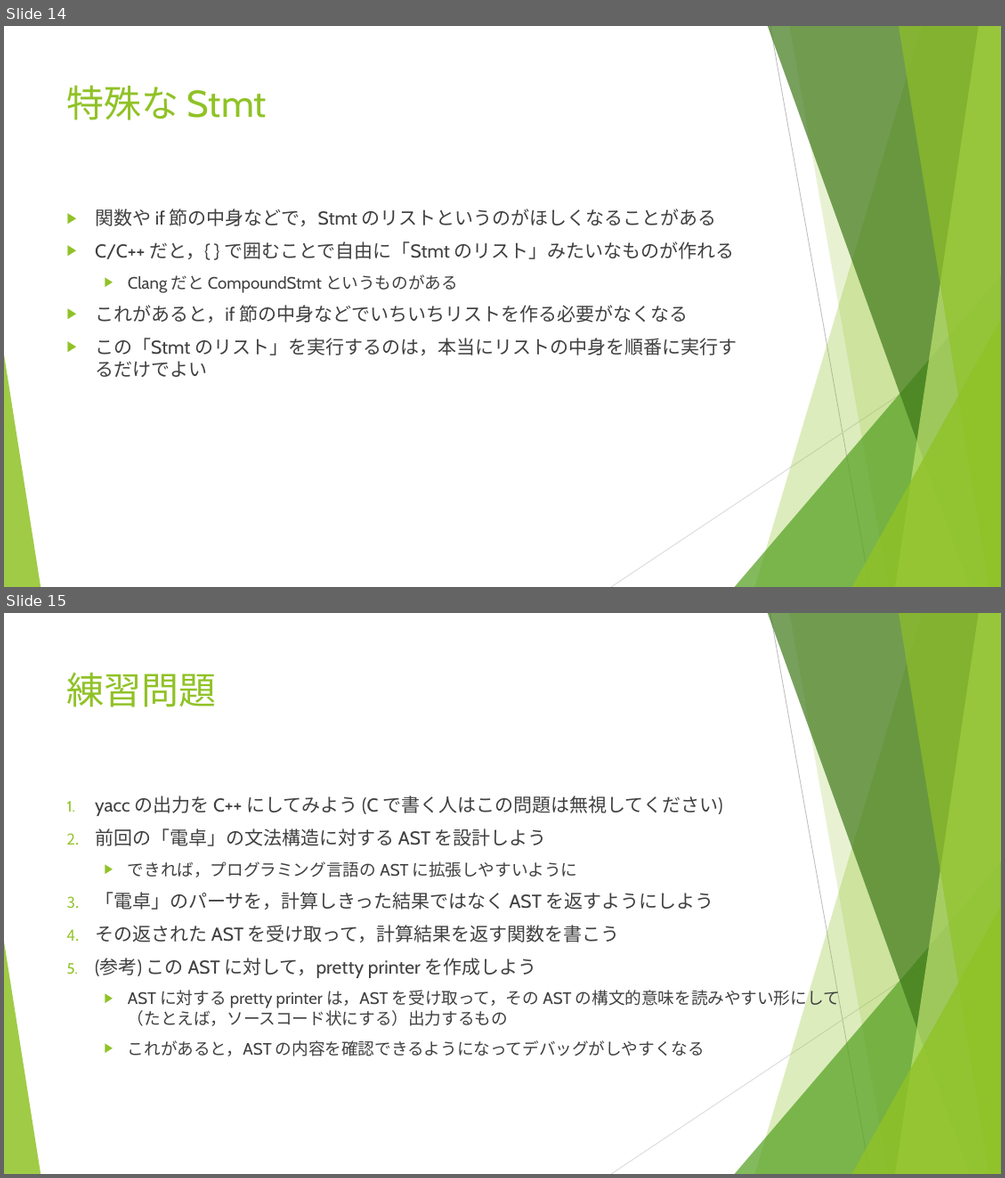
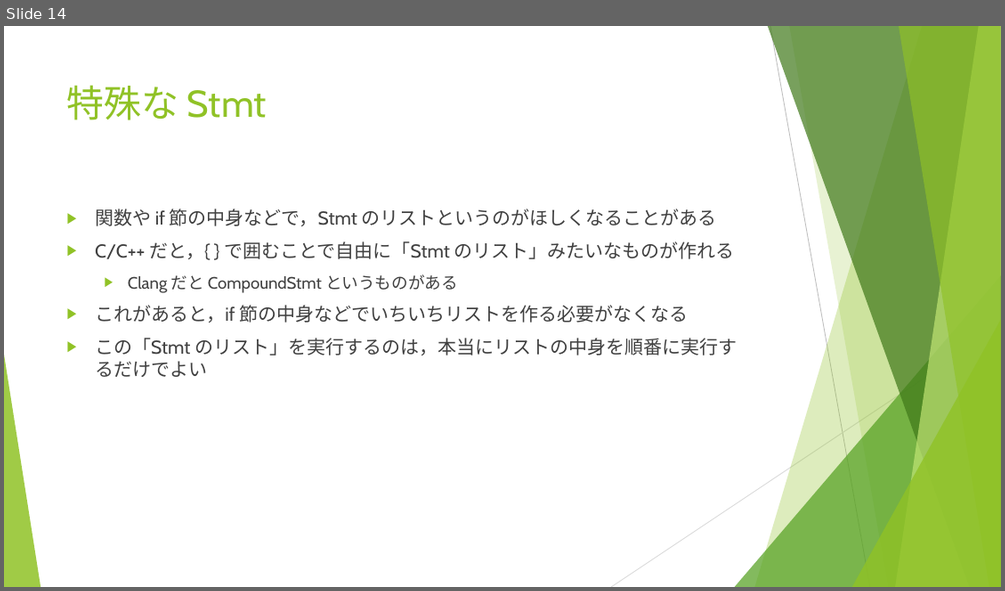
Before and after one commit to semiexp/tsg_lang, a slide deck: slides/slide_3.pptx. Shown one above the other, each under a label of ours: slides 14 and 15 before the commit, slide 14 after it. The pictures are 1005x1178 and 1005x591 pixels, drawn with LibreOffice and Linux fonts; fonts in the diff are those of the drawing. Boxes give left, top, right and bottom in pixels: in the first picture for what was removed or moved away, otherwise in the second. Text is boxed around its words. In the diff, an @@ line names an element or a change of style, - is before the commit and + after.

```diff
--- a/slides/slide_3.pptx
+++ b/slides/slide_3.pptx
@@ slide 15 removed at [4, 613, 1001, 1174], background #FFFFFF; not listed: 10 template elements that a slide beside it also shows @@
@@ title removed at [67, 672, 217, 707] @@
-練習問題
@@ text removed at [95, 795, 840, 1056] @@
-1. yacc の出力を C++ にしてみよう (C で書く人はこの問題は無視してください)
-2. 前回の「電卓」の文法構造に対する AST を設計しよう
-  ▶ できれば，プログラミング言語の AST に拡張しやすいように
-3. 「電卓」のパーサを，計算しきった結果ではなく AST を返すようにしよう
-4. その返された AST を受け取って，計算結果を返す関数を書こう
-5. (参考) この AST に対して，pretty printer を作成しよう
-  ▶ AST に対する pretty printer は，AST を受け取って，その AST の構文的意味を読みやすい形にして（たとえば，ソースコード状にする）出力するもの
-  ▶ これがあると，AST の内容を確認できるようになってデバッグがしやすくなる
```
Also in this commit, not shown: 1 other file.
